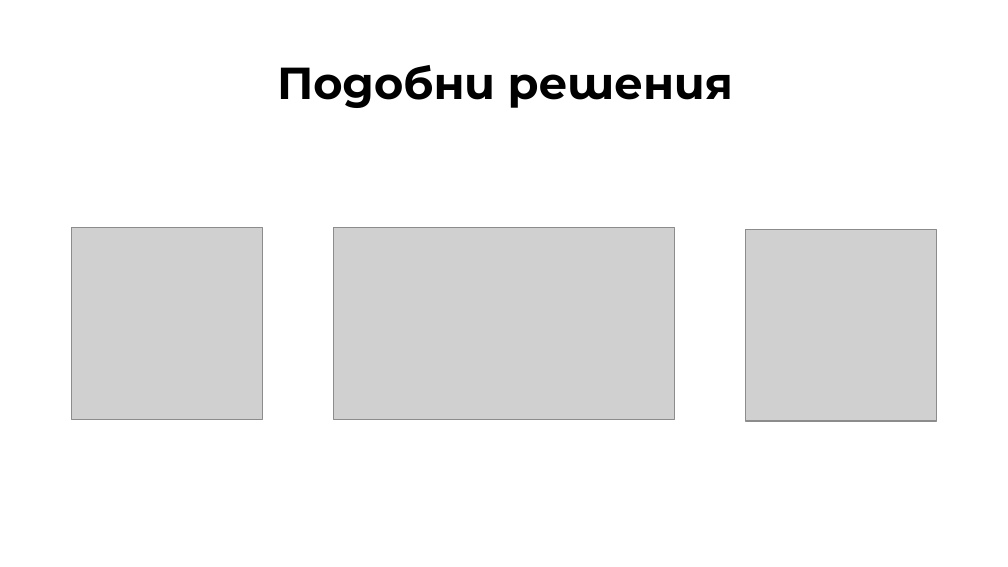
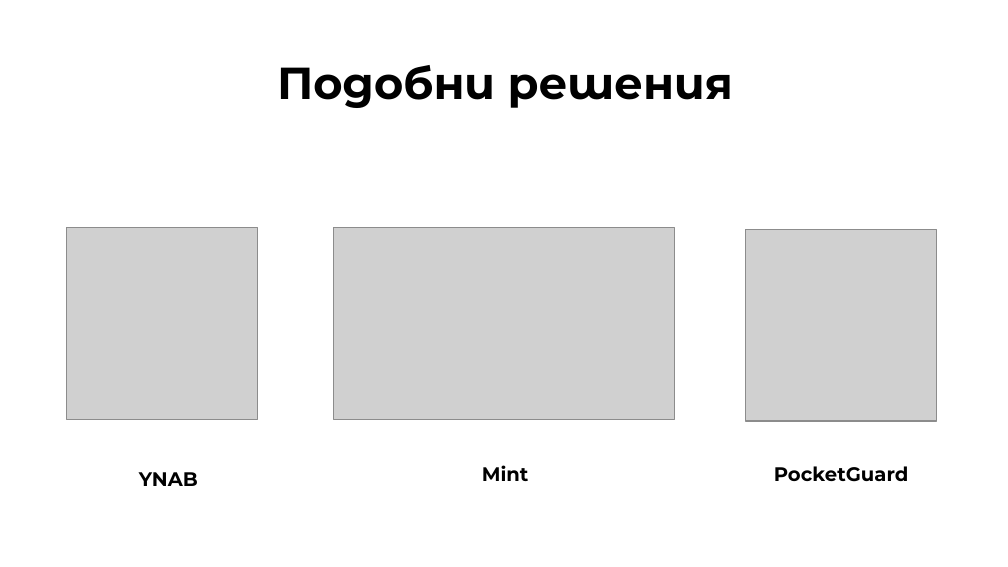
Before and after one commit to KKDinev20/Zira-2.0, a slide deck: slide 5 of documents/Zira - Presentation.pptx. Drawn at 1008x567 pixels with LibreOffice and Linux fonts; fonts in the diff are those of the drawing; grey boxes stand for pictures. Boxes give left, top, right and bottom in pixels: in the first picture for what was removed or moved away, otherwise in the second. Text is boxed around its words. In the diff, an @@ line names an element or a change of style, - is before the commit and + after.

```diff
--- a/documents/Zira - Presentation.pptx
+++ b/documents/Zira - Presentation.pptx
@@ picture: place and size @@
-picture at bbox=[72, 228, 263, 419]
+picture at bbox=[67, 228, 258, 419]
@@ text added at bbox=[139, 472, 198, 486], 14 pt, text #000000, bold @@
+YNAB
@@ text added at bbox=[482, 465, 529, 481], 14 pt, text #000000, bold @@
+Mint
@@ text added at bbox=[774, 466, 909, 482], 14 pt, text #000000, bold @@
+PocketGuard
```
Also in this commit, not shown: 4 other slides changed, 1 other file.
